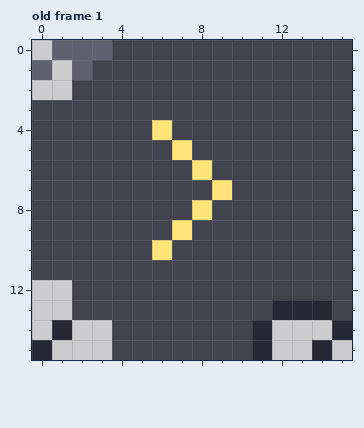
Two versions of one pixel-art file, art/belt.aseprite. Above, as it was before the edit.
16x16 pixels, 1 frame. Shown: old frame 1. The commit also changed other frames, which this record leaves out.
Now the later version:
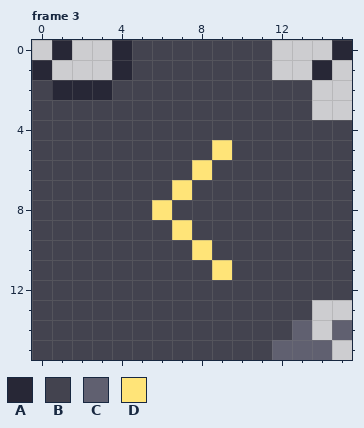
Palette (. is transparent): A #272736  B #43434f  C #606070  D #ffe478
A new or re-ordered frame is compared with the old frame closest to it.
Difference:
frames 1 -> 3
Frame 3 is new; against old frame 1:
There is now colour A in row 2 at x 1.
The edit turns colour B into colour A in row 0 at x 4 and 15; in row 1 at x 4 and 14; in row 2 at x 2 to 3.
The edit turns colour C into colour A in row 0 at x 1; in row 1 at x 0.
There is now colour B in row 2 at x 0; in rows 12 to 13 at x 0 to 1; in row 14 at x 0, 2 to 3 and 12; in row 15 at x 1 to 3.
The edit turns colour A into colour B in row 13 at x 12 to 13; in row 14 at x 1 and 11; in row 15 at x 0 and 11.
The edit turns colour D into colour B in row 4 at x 6; in row 5 at x 7; in row 7 at x 9; in row 8 at x 8; in row 10 at x 6.
There is now colour C in row 14 at x 13; in row 15 at x 12 to 13.
The edit turns colour A into colour C in row 14 at x 15; in row 15 at x 14.
The edit turns colour B into colour D in row 5 at x 9; in row 7 at x 7; in row 8 at x 6; in row 10 at x 8; in row 11 at x 9.
The author cleared colour A in row 13 at x 14.
The author cleared colour B in row 0 at x 12 to 14; in row 1 at x 3, 12 to 13 and 15; in rows 2 to 3 at x 14 to 15; in row 13 at x 15.
The author cleared colour C in row 0 at x 2 to 3; in row 1 at x 2.
